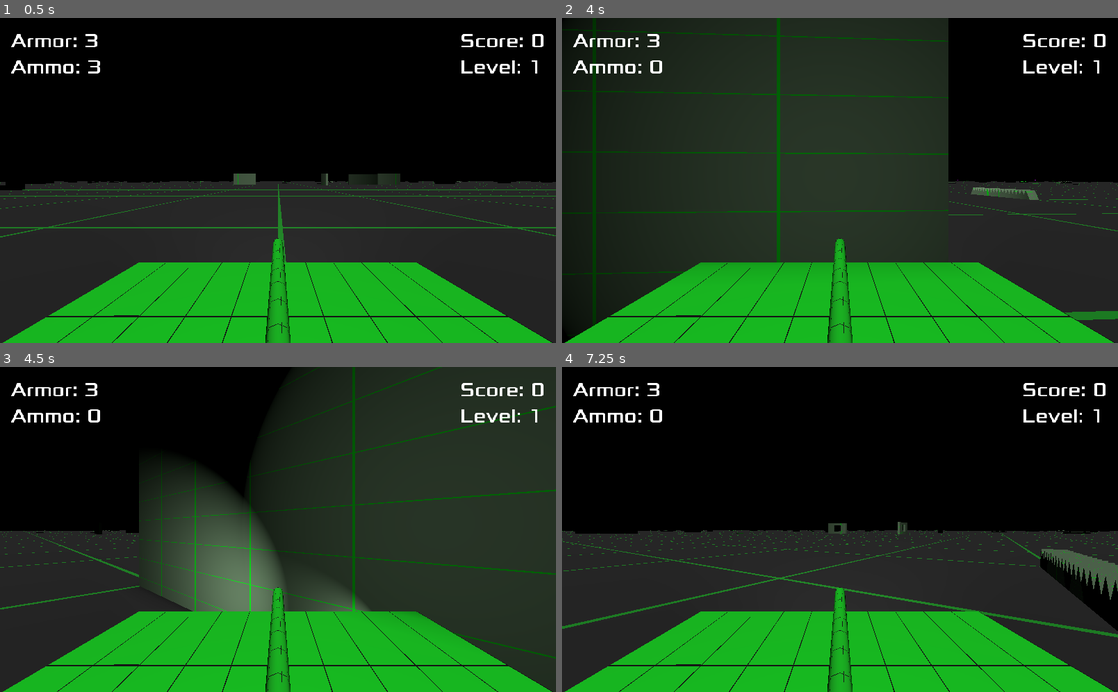
Above: before the commit, frames 1-4 (two rows, left to right).
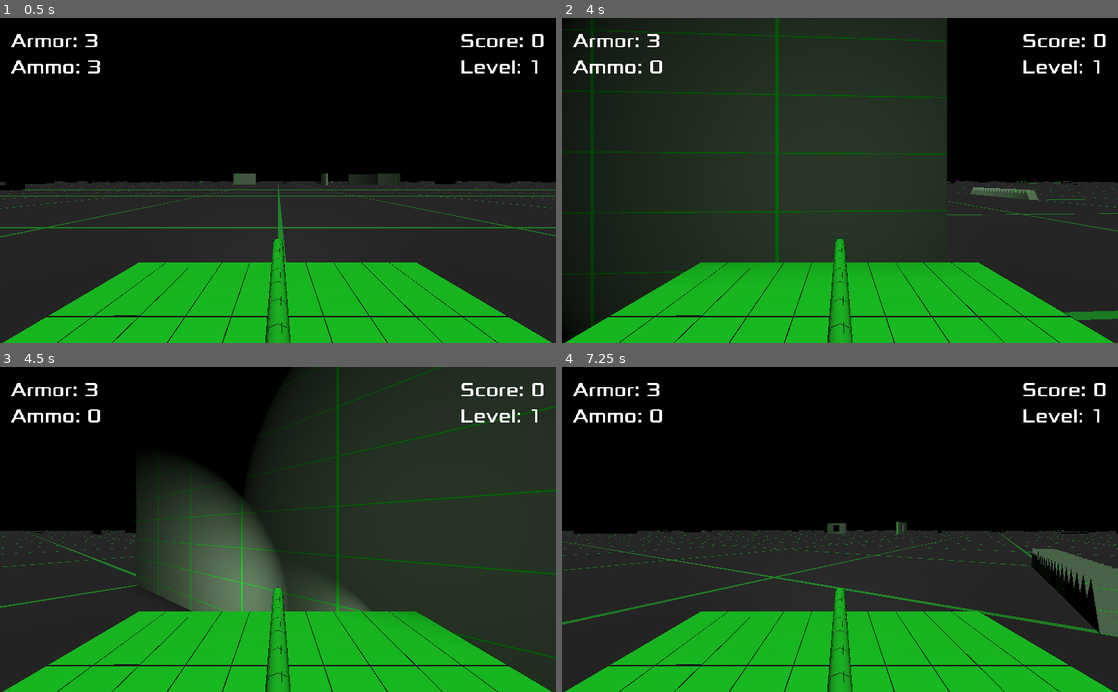
Above: after the commit, the same moments.

Repository: Kromey/spectre
Game: Godot game, scene res://Main.tscn
Two runs of this game, one before a commit and one after it. Both use one fixed random seed, a clock stepped at 60 frames per second and the inputs below.
Inputs:
- Up to frame 1 (0.5 s): no input
- Up to frame 2 (4 s): hold D (movement_right) 0.53-1.28 s; hold Space (action_shoot) 0.53-1.28 s; hold S (movement_backward) 1.28-2.03 s; tap Space (action_shoot) at 1.35, 2.85 s; hold D (movement_right) 2.03-2.78 s; hold Space (action_shoot) 2.03-2.78 s; hold W (movement_forward) 2.78-3.53 s; hold A (movement_left) from 3.53 s (still down); hold Space (action_shoot) from 3.53 s (still down)
- Up to frame 3 (4.5 s): keep holding A (movement_left); release Space (action_shoot) at 4.28 s; tap Space (action_shoot) at 4.35 s
- Up to frame 4 (7.25 s): release A (movement_left) at 5.03 s; hold S (movement_backward) 5.03-5.78 s; hold Space (action_shoot) 5.03-5.78 s; hold D (movement_right) 5.78-6.53 s; tap Space (action_shoot) at 5.85 s; hold W (movement_forward) from 6.53 s (still down); hold Space (action_shoot) from 6.53 s (still down)

Frame 1 is identical in both runs. In frame 2, 1.3% of the frame differs, in the area x 2-100%, y 0-96%; in frame 3, 1.8%; in frame 4, 2.7%, in the area x 0-100%, y 47-84%.

Commit message:
Move tanks even when no driving input supplied

Diff:
--- a/tanks/BaseTank.gd
+++ b/tanks/BaseTank.gd
@@ -41,10 +41,8 @@
 	reload_immediate()
 
 func _physics_process(delta):
-	falling += GRAVITY * delta
-
-	var vel = move_and_slide(Vector3.DOWN * falling, Vector3.UP)
-	falling = -vel.y
+	velocity += Vector3.DOWN * GRAVITY * delta
+	velocity = move_and_slide(velocity, Vector3.UP)
 
 	if translation.y < -5:
 		take_damage(Vector3.DOWN, MAX_DAMAGE * MAX_DAMAGE)
@@ -65,8 +63,6 @@
 		hvel = hvel.linear_interpolate(target, accel * delta)
 		velocity.x = hvel.x
 		velocity.z = hvel.z
-
-	velocity = move_and_slide(velocity, Vector3.UP)
 
 func turn(direction, delta):
 	if is_on_floor():
